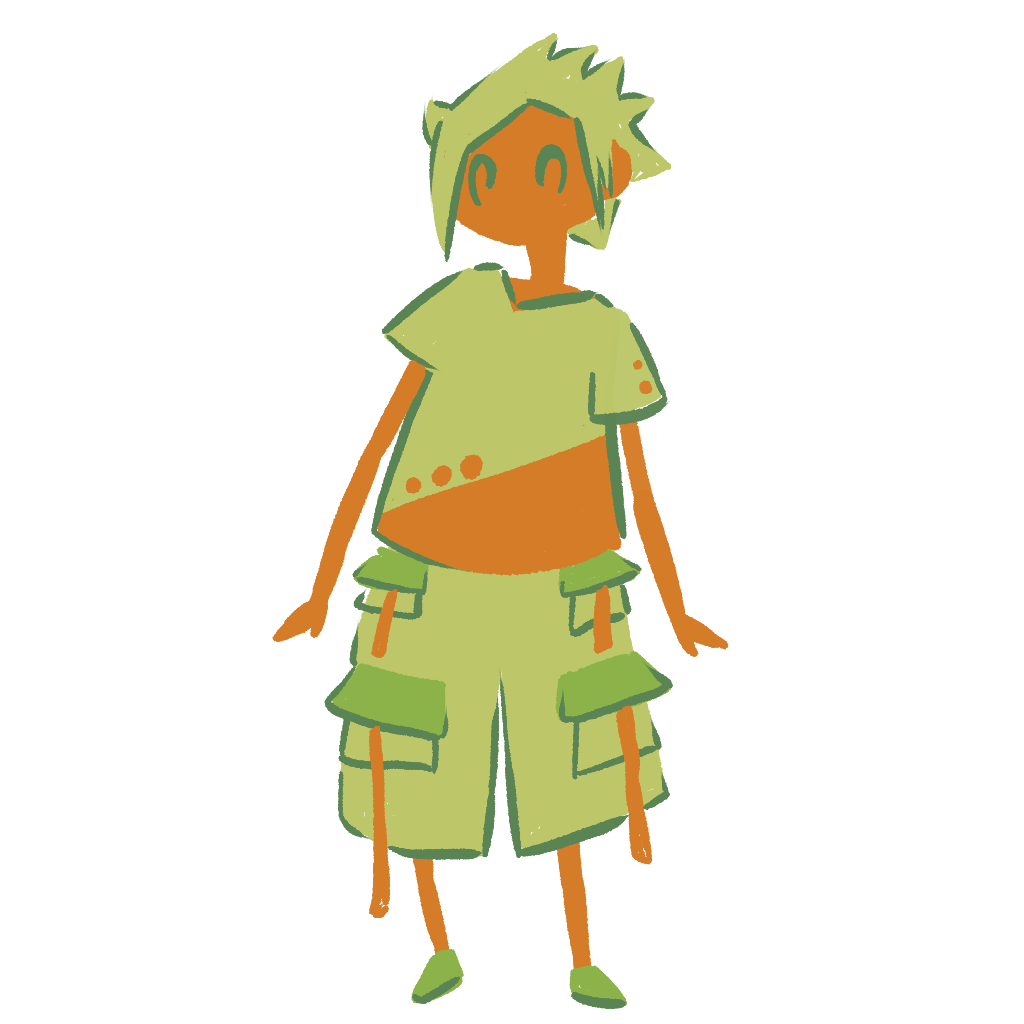
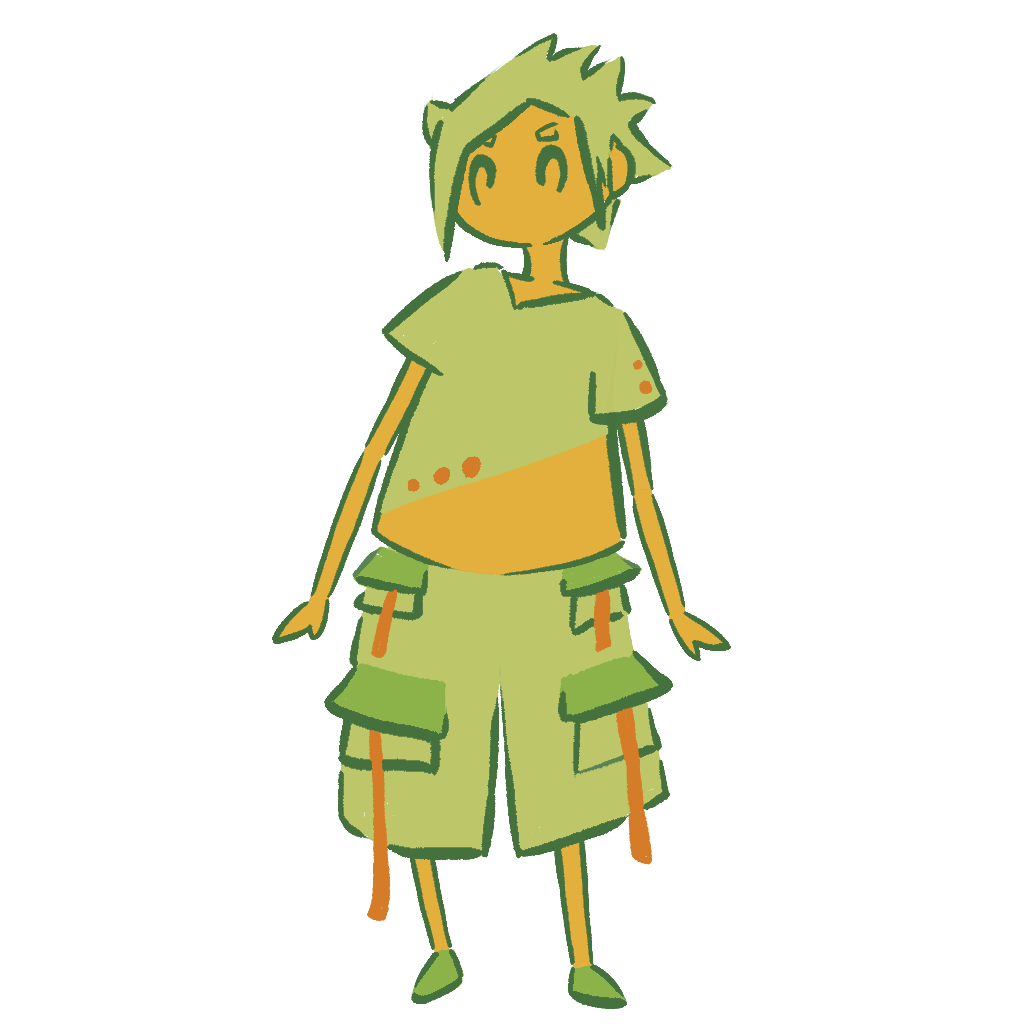
Comparing the layer stacks of the two 1024px x 1024px images. Changes:
painted on "RightHand" over [669, 611, 731, 661]
painted on "LeftHand" over [272, 587, 330, 644]
painted on "LeftArm" over [307, 445, 382, 622]
painted on "RightArm" over [632, 489, 690, 640]
painted on "RightArmTop" over [587, 312, 668, 512]
painted on "LeftArmTop" over [363, 271, 462, 464]
painted on "Head" over [422, 33, 674, 286]
painted on "Body" over [371, 206, 627, 576]
painted on "RightFoot" over [568, 964, 627, 1009]
painted on "LeftFoot" over [410, 949, 463, 1004]
painted on "RightLegTop" over [496, 495, 673, 859]
painted on "LeftLegTop" over [324, 546, 500, 921]
painted on "RightLeg" over [552, 779, 594, 985]
painted on "LeftLeg" over [404, 765, 452, 961]
